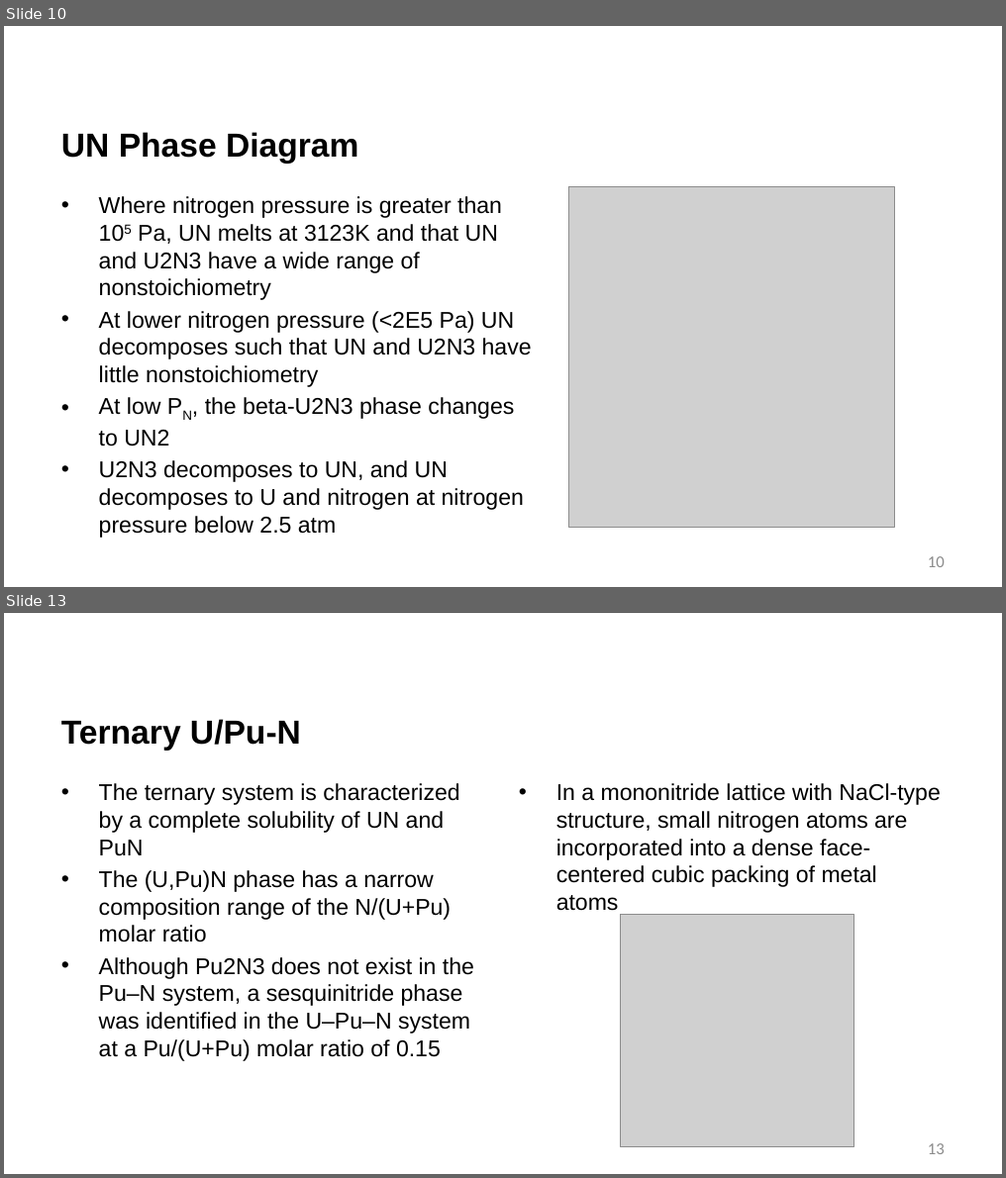
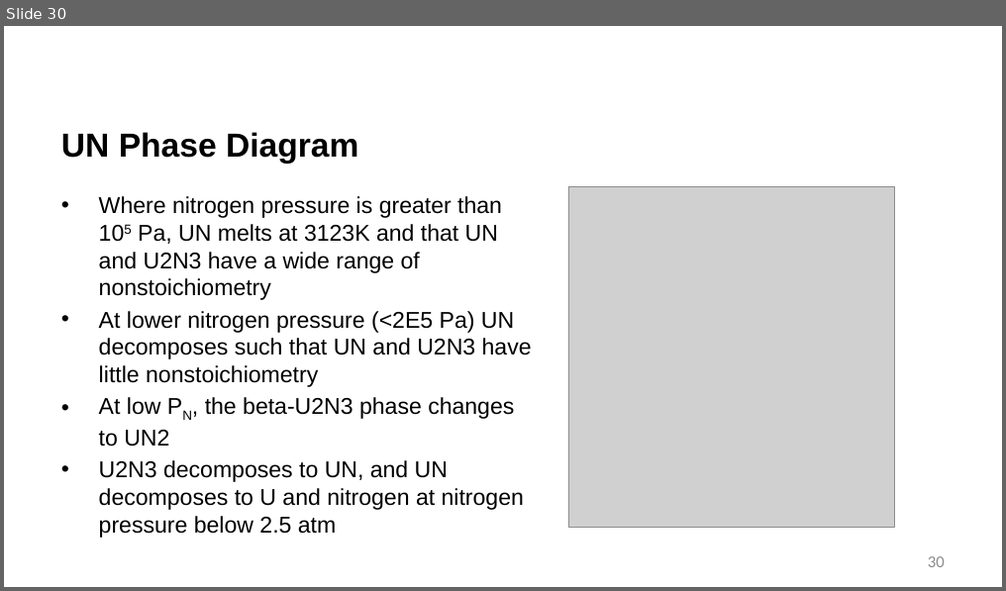
Before and after one commit to benbeeler/TEACHING, a slide deck: Advanced Reactor Materials/Fall2025/Lec16_carbide_nitride.pptx. Shown one above the other, each under a label of ours: slides 10 and 13 before the commit, slide 30 after it; the slides between them are not shown. The pictures are 1006x1178 and 1006x591 pixels, drawn with LibreOffice and Linux fonts; fonts in the diff are those of the drawing; grey boxes stand for pictures; background and template pictures are left out. Boxes give left, top, right and bottom in pixels: in the first picture for what was removed or moved away, otherwise in the second. Text is boxed around its words. In the diff, an @@ line names an element or a change of style, - is before the commit and + after.

```diff
--- a/Advanced Reactor Materials/Fall2025/Lec16_carbide_nitride.pptx
+++ b/Advanced Reactor Materials/Fall2025/Lec16_carbide_nitride.pptx
@@ slide 13 removed at [4, 613, 1002, 1174], background #FFFFFF @@
@@ title removed at [61, 719, 301, 751] @@
-Ternary U/Pu-N
@@ text removed at [99, 783, 474, 1061] @@
-• The ternary system is characterized by a complete solubility of UN and PuN
-• The (U,Pu)N phase has a narrow composition range of the N/(U+Pu) molar ratio
-• Although Pu2N3 does not exist in the Pu–N system, a sesquinitride phase was identified in the U–Pu–N system at a Pu/(U+Pu) molar ratio of 0.15
@@ text removed at [556, 783, 941, 911] @@
-• In a mononitride lattice with NaCl-type structure, small nitrogen atoms are incorporated into a dense face-centered cubic packing of metal atoms
@@ picture removed at [621, 915, 853, 1147] @@
@@ page number removed at [928, 1144, 944, 1155] @@
-13
@@ what was slide 10 is now slide 30 @@
@@ page number at [928, 557, 944, 568]: text changed @@
-10
+30
```
Also in this commit, not shown: 2 slides changed, 19 slides added, 6 other slides removed, 15 other files.
